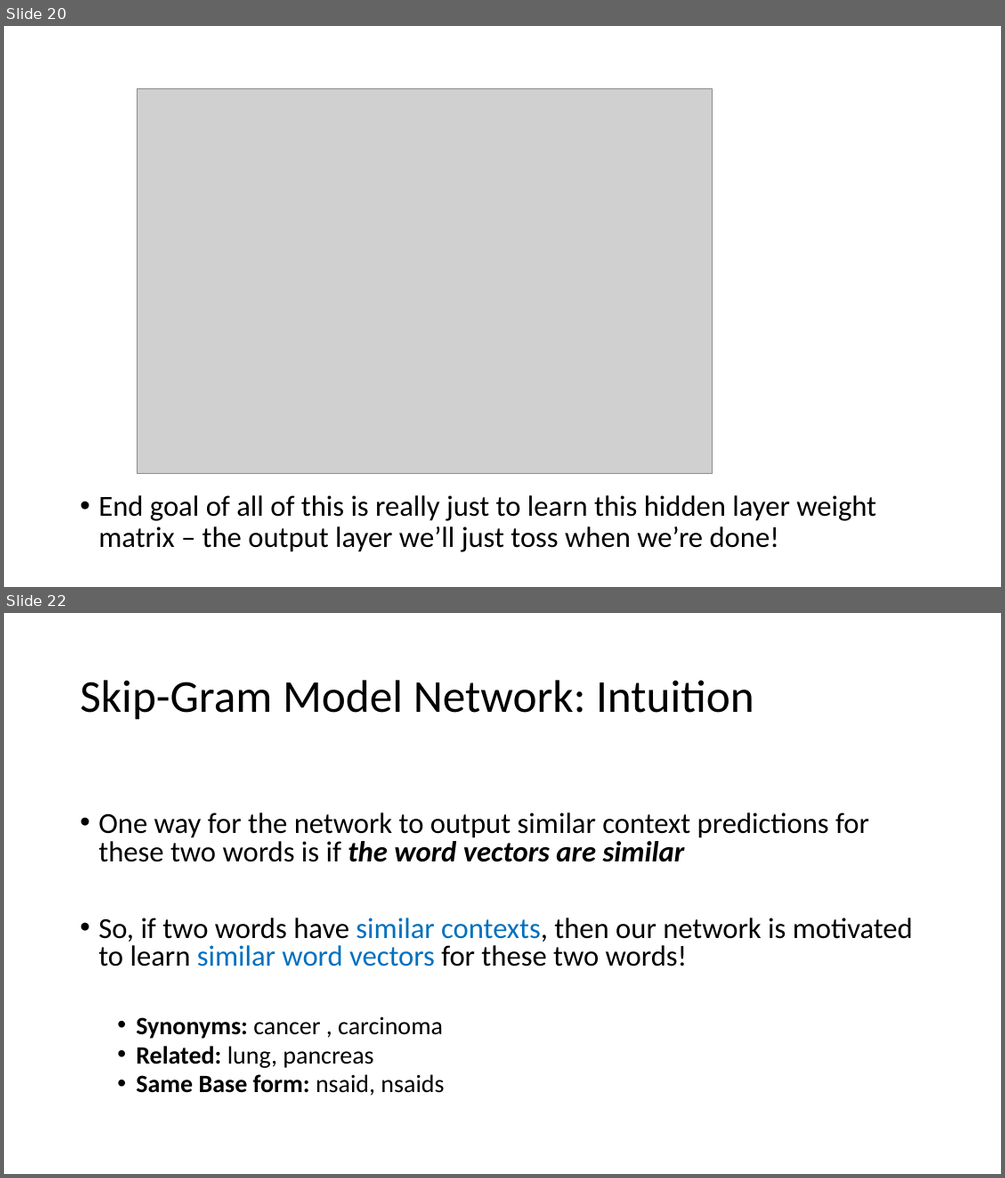
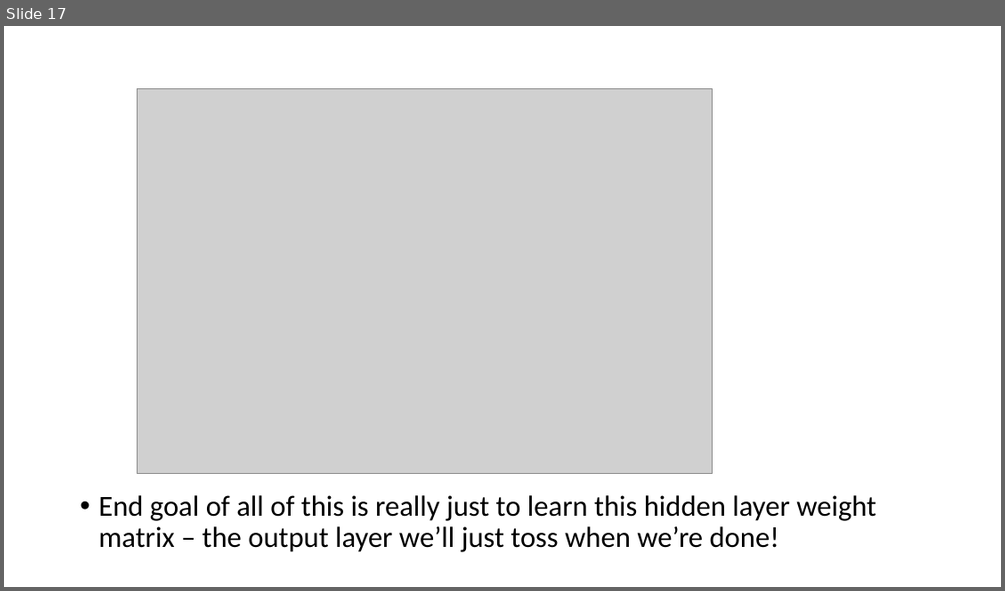
Before and after one commit to ICBI/AIMAHEAD_GU, a slide deck: Courses/ML_Concepts/Module_06_Natural_Language_Processing/Module_6_Natural_Language_Processing_02_word_embeddings.pptx. Shown one above the other, each under a label of ours: slides 20 and 22 before the commit, slide 17 after it; the slides between them are not shown. The pictures are 1005x1178 and 1005x591 pixels, drawn with LibreOffice and Linux fonts; fonts in the diff are those of the drawing; grey boxes stand for pictures. Boxes give left, top, right and bottom in pixels: in the first picture for what was removed or moved away, otherwise in the second. Text is boxed around its words. In the diff, an @@ line names an element or a change of style, - is before the commit and + after.

```diff
--- a/Courses/ML_Concepts/Module_06_Natural_Language_Processing/Module_6_Natural_Language_Processing_02_word_embeddings.pptx
+++ b/Courses/ML_Concepts/Module_06_Natural_Language_Processing/Module_6_Natural_Language_Processing_02_word_embeddings.pptx
@@ slide 22 removed at (4, 613, 1001, 1174), background #FFFFFF @@
@@ title removed at (80, 680, 754, 720) @@
-Skip-Gram Model Network: Intuition
@@ text removed at (98, 812, 913, 1095) @@
-• One way for the network to output similar context predictions for these two words is if the word vectors are similar
-• So, if two words have similar contexts, then our network is motivated to learn similar word vectors for these two words!
-  • Synonyms: cancer , carcinoma
-  • Related: lung, pancreas
-  • Same Base form: nsaid, nsaids
@@ what was slide 20 is now slide 17 @@
```
Also in this commit, not shown: 3 slides changed, 5 other slides removed, 1 other file.
